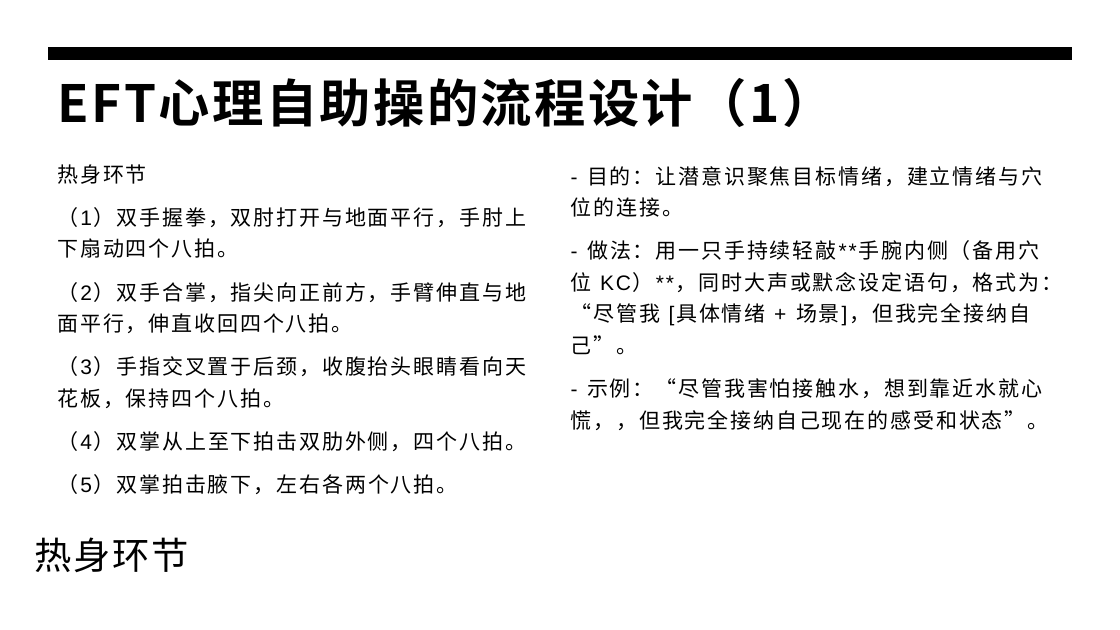
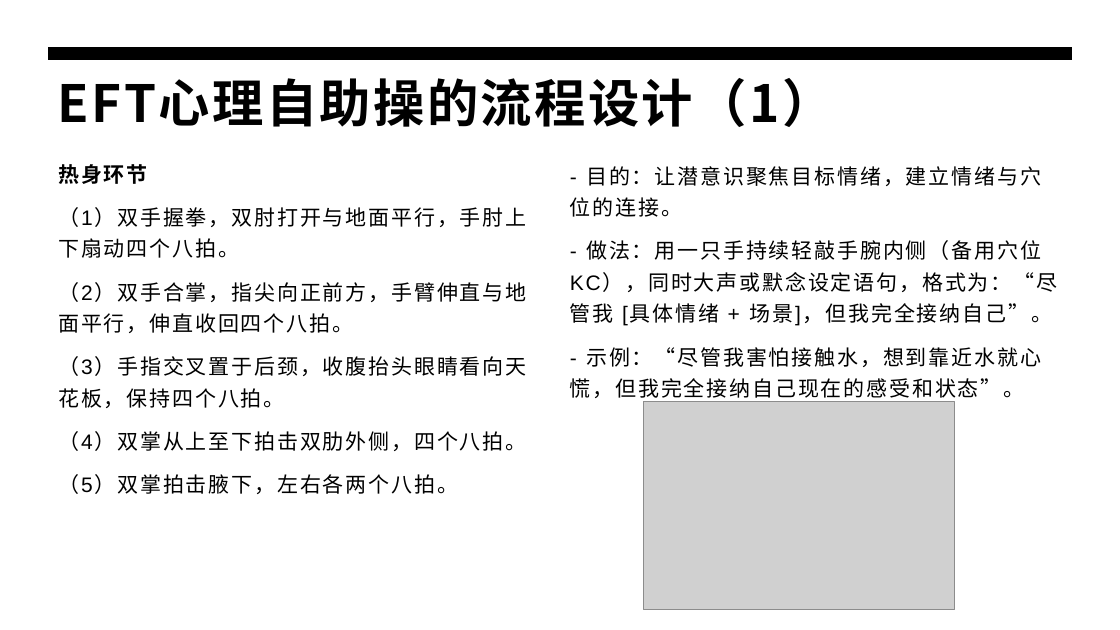
Before and after one commit to panxibei/writing, a slide deck: slide 11 of 44_心理学/28_浥尘伙伴社团原创：音乐治疗/PPT/浥尘伙伴社团原创：情绪释放疗法（EFT）心理训练.pptx. Drawn at 1120x630 pixels with LibreOffice and Linux fonts; fonts in the diff are those of the drawing; grey boxes stand for pictures. Boxes give left, top, right and bottom in pixels: in the first picture for what was removed or moved away, otherwise in the second. Text is boxed around its words. In the diff, an @@ line names an element or a change of style, - is before the commit and + after.

```diff
--- a/44_心理学/28_浥尘伙伴社团原创：音乐治疗/PPT/浥尘伙伴社团原创：情绪释放疗法（EFT）心理训练.pptx
+++ b/44_心理学/28_浥尘伙伴社团原创：音乐治疗/PPT/浥尘伙伴社团原创：情绪释放疗法（EFT）心理训练.pptx
@@ text at <box>58,164,147,184</box>: bold on in "热身环节" @@
@@ text at <box>570,240,1058,398</box>: text changed @@
-- 做法：用一只手持续轻敲**手腕内侧（备用穴位 KC）**，同时大声或默念设定语句，格式为：“尽管我 [具体情绪 + 场景]，但我完全接纳自己”。
-- 示例：“尽管我害怕接触水，想到靠近水就心慌，，但我完全接纳自己现在的感受和状态”。
+- 做法：用一只手持续轻敲手腕内侧（备用穴位 KC），同时大声或默念设定语句，格式为：“尽管我 [具体情绪 + 场景]，但我完全接纳自己”。
+- 示例：“尽管我害怕接触水，想到靠近水就心慌，但我完全接纳自己现在的感受和状态”。
@@ picture added at <box>644,402,955,609</box> @@
@@ text removed at <box>34,537,189,572</box> @@
-热身环节
```
Also in this commit, not shown: 19 other slides changed, 1 other file.
